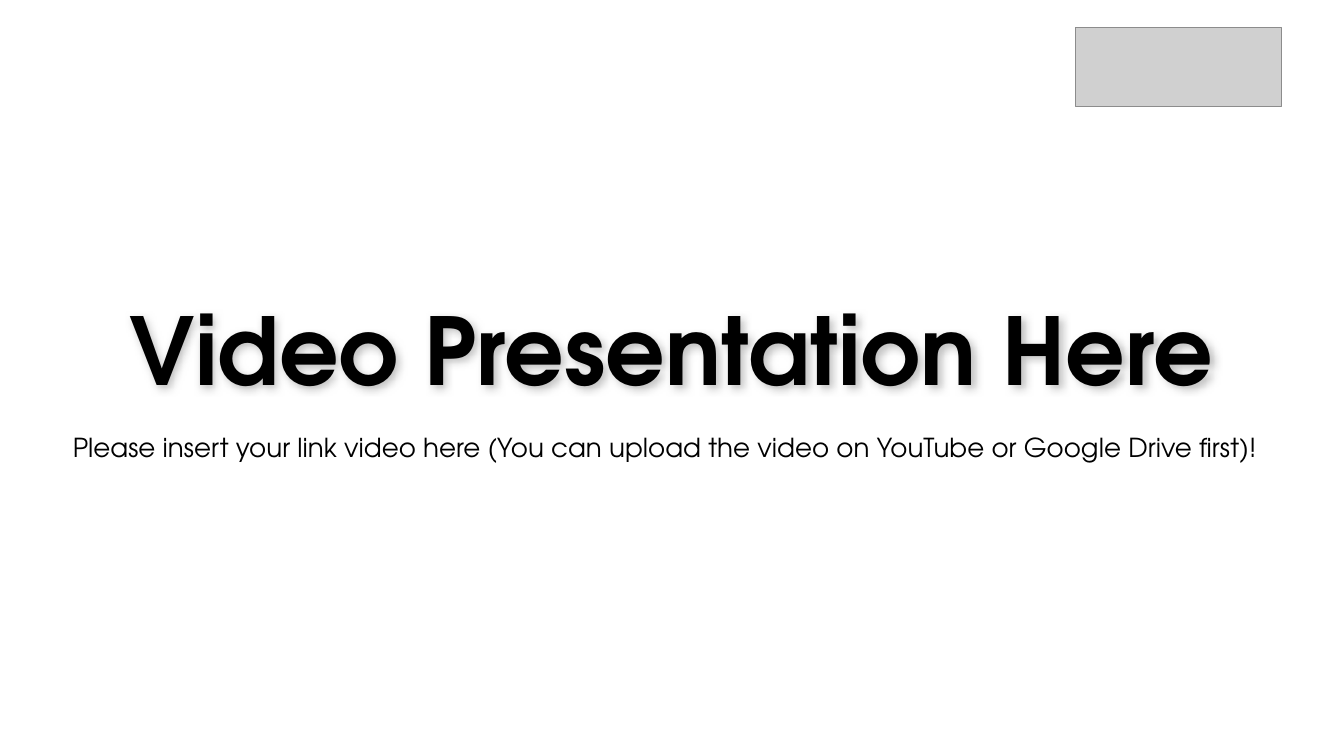
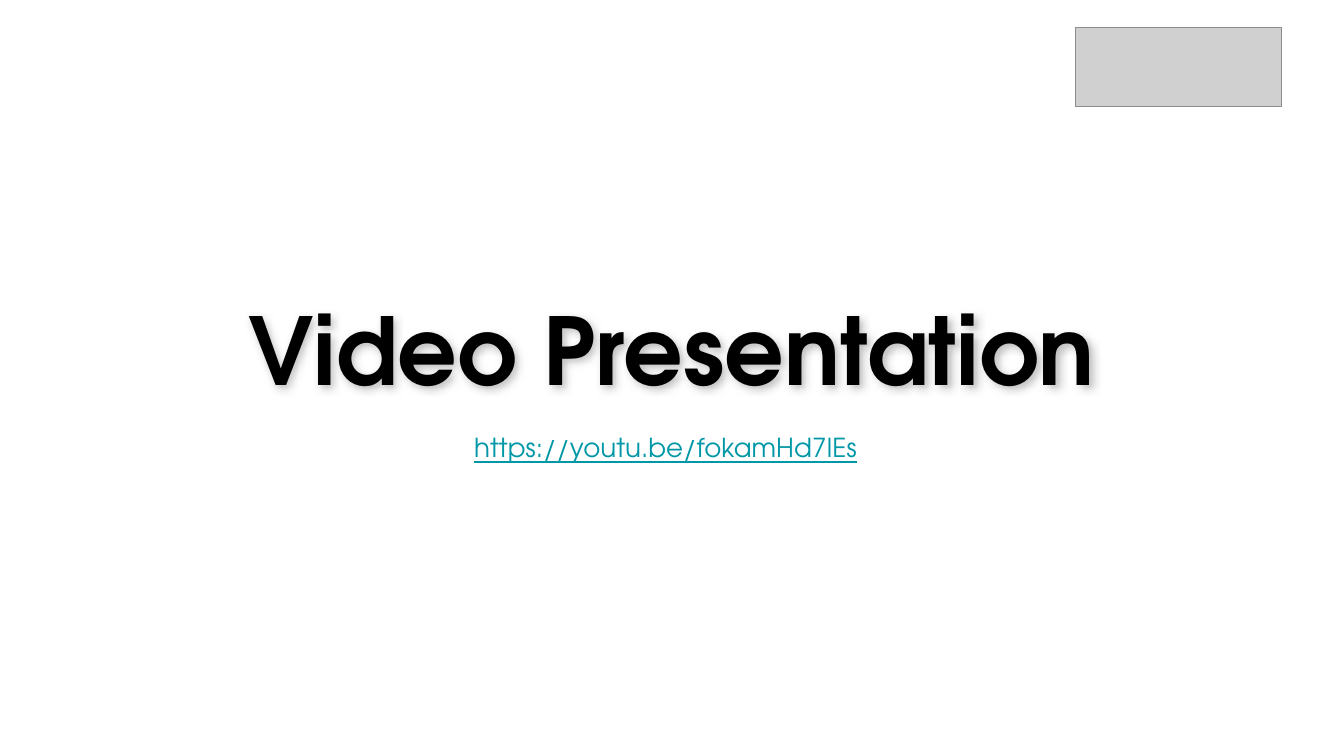
Before and after one commit to Jalalul2002/VIX-IDX-DataEngineer, a slide deck: slide 20 of FinalTask_IDX Partners_DE_Jalalul Mu'ti.pptx. Drawn at 1344x756 pixels with LibreOffice and Linux fonts; fonts in the diff are those of the drawing; grey boxes stand for pictures; background and template pictures are left out. Boxes give left, top, right and bottom in pixels: in the first picture for what was removed or moved away, otherwise in the second. Text is boxed around its words. In the diff, an @@ line names an element or a change of style, - is before the commit and + after.

```diff
--- a/FinalTask_IDX Partners_DE_Jalalul Mu'ti.pptx
+++ b/FinalTask_IDX Partners_DE_Jalalul Mu'ti.pptx
@@ text at box(248, 313, 1095, 388): text changed @@
-Video Presentation Here
+Video Presentation
@@ text at box(474, 437, 856, 463): text changed; text colour #000000 to #0097A7 @@
-Please insert your link video here (You can upload the video on YouTube or Google Drive first)!
+https://youtu.be/fokamHd7IEs
```
Also in this commit, not shown: 2 other slides changed.
